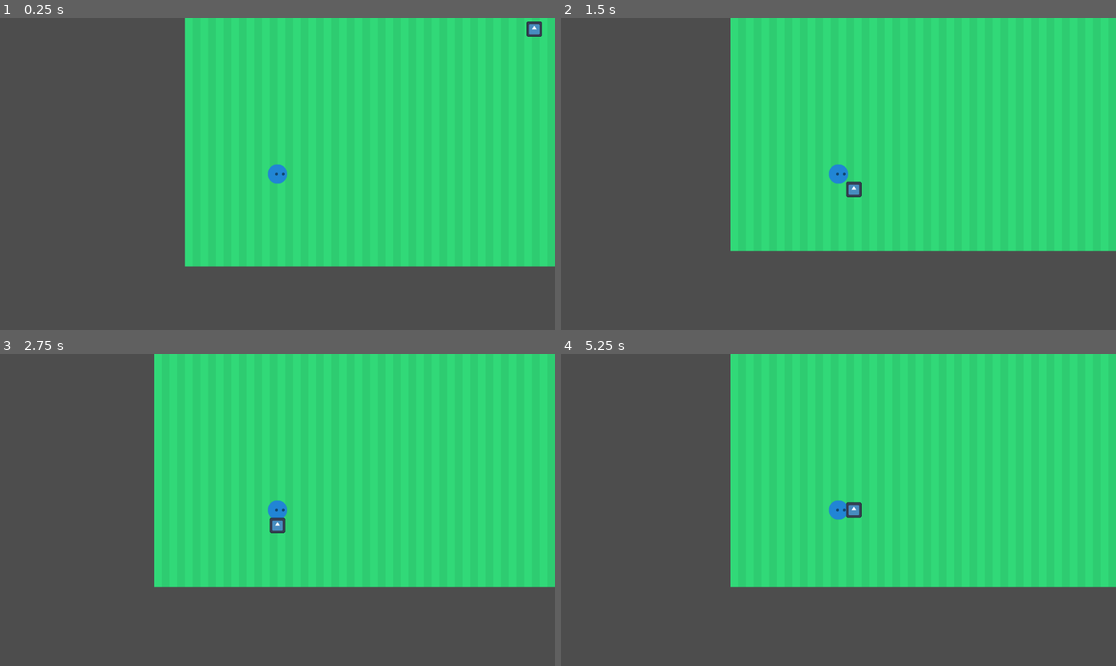
Above: before the commit, frames 1-4 (two rows, left to right).
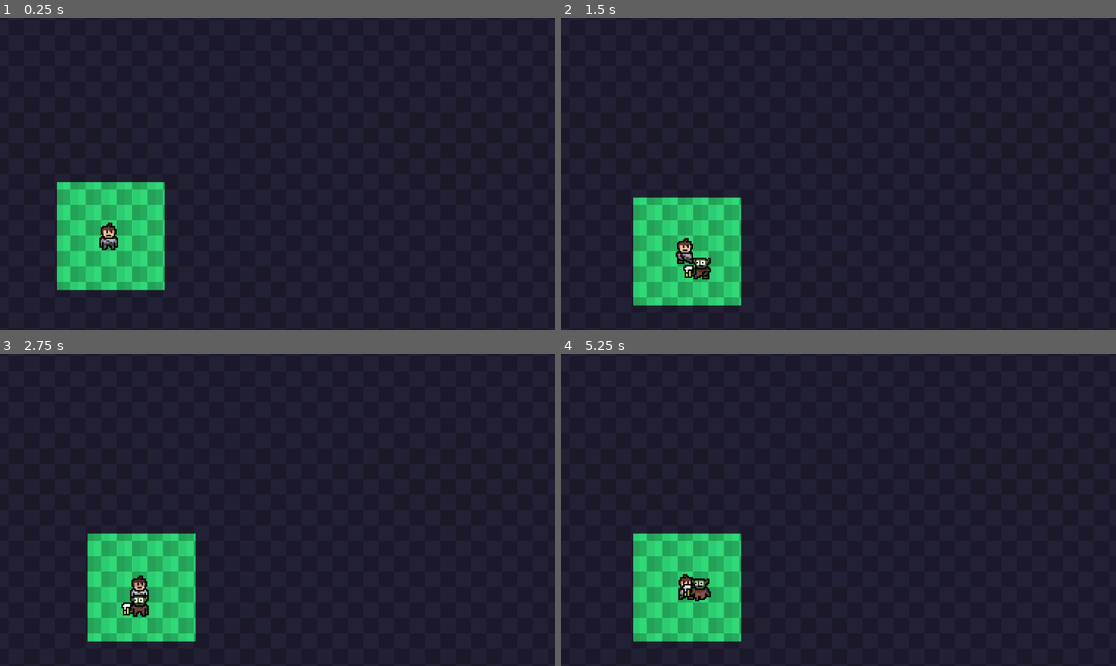
Above: after the commit, the same moments.

Repository: EwickVon-1/Masks
Game: Godot game, scene res://Nodes/Masks.tscn
The game is run twice, just before and just after one commit, with the same random seed, the same clock (stepped at 60 frames per second) and the same inputs. The engine's default icon, where the game draws it, is replaced by a stand-in: a white triangle on a blue panel in a dark square.
Inputs:
- Up to frame 1 (0.25 s): no input
- Up to frame 2 (1.5 s): hold Right (ui_right) 0.53-1.28 s; hold Down (ui_down) from 1.28 s (still down)
- Up to frame 3 (2.75 s): release Down (ui_down) at 2.03 s; hold Right (ui_right) from 2.03 s (still down)
- Up to frame 4 (5.25 s): release Right (ui_right) at 2.78 s; hold Up (ui_up) 2.78-3.53 s; hold Left (ui_left) 3.53-5.03 s; hold Down (ui_down) from 5.03 s (still down)

The runs differ from the first frame. In frame 1, 100% of the frame differs, in the area x 0-100%, y 0-100%; in frame 2, 100%; in frame 3, 99%; in frame 4, 100%.

Commit message:
graphics

Diff:
--- a/Nodes/Masks.tscn
+++ b/Nodes/Masks.tscn
@@ -1,10 +1,24 @@
-[gd_scene load_steps=8 format=4 uid="uid://c2vsuk8eqga4"]
+[gd_scene format=4 uid="uid://c2vsuk8eqga4"]
 
 [ext_resource type="PackedScene" uid="uid://ddeqnyksgfxxk" path="res://Nodes/GridManager.tscn" id="1_c3vev"]
 [ext_resource type="Script" uid="uid://btbhq0gmhlc0l" path="res://Scripts/LevelRoot.gd" id="1_mu5sr"]
 [ext_resource type="Texture2D" uid="uid://run5wmjqjyvq" path="res://Assets/kenney_sports-pack/Tilesheet/groundGrass_mown.png" id="2_mu5sr"]
 [ext_resource type="PackedScene" uid="uid://baemephc655cr" path="res://Nodes/Player.tscn" id="3_lw7f6"]
+[ext_resource type="Texture2D" uid="uid://dp07c7a8cbk4q" path="res://Pixel Art/grid.png" id="4_b8nmw"]
+[ext_resource type="Texture2D" uid="uid://deyyhtkwj7x3g" path="res://Pixel Art/base1.png" id="5_4gbrl"]
 [ext_resource type="PackedScene" uid="uid://da4wjqh02ykfc" path="res://Nodes/enemy_01.tscn" id="5_lw7f6"]
+[ext_resource type="Script" uid="uid://cp2vq5i7w0f2y" path="res://Nodes/playeranimation.gd" id="6_0mos2"]
+[ext_resource type="Texture2D" uid="uid://bi14gl4fn3w8e" path="res://Pixel Art/base2.png" id="6_bo5ko"]
+[ext_resource type="Texture2D" uid="uid://61vu10emirun" path="res://Pixel Art/base3.png" id="7_uqcij"]
+[ext_resource type="Texture2D" uid="uid://cwyhafkojrwrs" path="res://Pixel Art/basewalk2.png" id="9_rfluc"]
+[ext_resource type="Texture2D" uid="uid://7tpbx0q1pag7" path="res://Pixel Art/basewalk4.png" id="11_67v0v"]
+[ext_resource type="Texture2D" uid="uid://cpe6njtkwk3g3" path="res://Pixel Art/shadow.png" id="12_r0woq"]
+[ext_resource type="Texture2D" uid="uid://dol400fyctod1" path="res://Pixel Art/orc1.png" id="12_rfluc"]
+[ext_resource type="Texture2D" uid="uid://gyrph2mk3lkq" path="res://Pixel Art/orc2.png" id="13_wjd4e"]
+[ext_resource type="Texture2D" uid="uid://bn1jj6554fmxa" path="res://Pixel Art/orc3.png" id="14_67v0v"]
+[ext_resource type="Texture2D" uid="uid://c6stvyfbyc2s7" path="res://Pixel Art/orcwalk2.png" id="15_j02xn"]
+[ext_resource type="Script" uid="uid://bev8gmufa7w8b" path="res://Nodes/enemyanimation.gd" id="15_wjd4e"]
+[ext_resource type="Texture2D" uid="uid://bngmavfgae3gm" path="res://Pixel Art/orcwalk1.png" id="16_b8nmw"]
 
 [sub_resource type="TileSetAtlasSource" id="TileSetAtlasSource_dkync"]
 texture = ExtResource("2_mu5sr")
@@ -846,18 +860,262 @@
 tile_size = Vector2i(32, 32)
 sources/0 = SubResource("TileSetAtlasSource_dkync")
 
-[node name="LevelRoot" type="Node2D"]
+[sub_resource type="Animation" id="Animation_667tg"]
+length = 0.001
+tracks/0/type = "value"
+tracks/0/imported = false
+tracks/0/enabled = true
+tracks/0/path = NodePath("Player/Sprite2D2:texture")
+tracks/0/interp = 1
+tracks/0/loop_wrap = true
+tracks/0/keys = {
+"times": PackedFloat32Array(0),
+"transitions": PackedFloat32Array(1),
+"update": 1,
+"values": [ExtResource("5_4gbrl")]
+}
+tracks/1/type = "value"
+tracks/1/imported = false
+tracks/1/enabled = true
+tracks/1/path = NodePath("Player/Sprite2D2:offset")
+tracks/1/interp = 1
+tracks/1/loop_wrap = true
+tracks/1/keys = {
+"times": PackedFloat32Array(0),
+"transitions": PackedFloat32Array(1),
+"update": 0,
+"values": [Vector2(0, 0)]
+}
+
+[sub_resource type="Animation" id="Animation_kemdm"]
+resource_name = "idle"
+length = 3.0
+tracks/0/type = "value"
+tracks/0/imported = false
+tracks/0/enabled = true
+tracks/0/path = NodePath("Player/Sprite2D2:texture")
+tracks/0/interp = 1
+tracks/0/loop_wrap = true
+tracks/0/keys = {
+"times": PackedFloat32Array(0, 1, 2),
+"transitions": PackedFloat32Array(1, 1, 1),
+"update": 1,
+"values": [ExtResource("5_4gbrl"), ExtResource("6_bo5ko"), ExtResource("7_uqcij")]
+}
+
+[sub_resource type="Animation" id="Animation_0mos2"]
+resource_name = "runleft"
+tracks/0/type = "value"
+tracks/0/imported = false
+tracks/0/enabled = true
+tracks/0/path = NodePath("Player/Sprite2D2:texture")
+tracks/0/interp = 1
+tracks/0/loop_wrap = true
+tracks/0/keys = {
+"times": PackedFloat32Array(0),
+"transitions": PackedFloat32Array(1),
+"update": 1,
+"values": [ExtResource("9_rfluc")]
+}
+tracks/1/type = "value"
+tracks/1/imported = false
+tracks/1/enabled = false
+tracks/1/path = NodePath("Player/Sprite2D2:offset")
+tracks/1/interp = 1
+tracks/1/loop_wrap = true
+tracks/1/keys = {
+"times": PackedFloat32Array(0, 0.5, 1),
+"transitions": PackedFloat32Array(1, 1, 1),
+"update": 0,
+"values": [Vector2(0, 0), Vector2(0, -5), Vector2(0, 0)]
+}
+
+[sub_resource type="Animation" id="Animation_uqcij"]
+resource_name = "runright"
+tracks/0/type = "value"
+tracks/0/imported = false
+tracks/0/enabled = true
+tracks/0/path = NodePath("Player/Sprite2D2:texture")
+tracks/0/interp = 1
+tracks/0/loop_wrap = true
+tracks/0/keys = {
+"times": PackedFloat32Array(0),
+"transitions": PackedFloat32Array(1),
+"update": 1,
+"values": [ExtResource("11_67v0v")]
+}
+tracks/1/type = "value"
+tracks/1/imported = false
+tracks/1/enabled = false
+tracks/1/path = NodePath("Player/Sprite2D2:offset")
+tracks/1/interp = 1
+tracks/1/loop_wrap = true
+tracks/1/keys = {
+"times": PackedFloat32Array(0, 0.2, 1),
+"transitions": PackedFloat32Array(1, 1, 1),
+"update": 0,
+"values": [Vector2(0, 0), Vector2(0, -5), Vector2(0, 0)]
+}
+
+[sub_resource type="AnimationLibrary" id="AnimationLibrary_4gbrl"]
+_data = {
+&"RESET": SubResource("Animation_667tg"),
+&"idle": SubResource("Animation_kemdm"),
+&"runleft": SubResource("Animation_0mos2"),
+&"runright": SubResource("Animation_uqcij")
+}
+
+[sub_resource type="Animation" id="Animation_j02xn"]
+length = 0.001
+tracks/0/type = "value"
+tracks/0/imported = false
+tracks/0/enabled = true
+tracks/0/path = NodePath("Enemy-01/Sprite2D:texture")
+tracks/0/interp = 1
+tracks/0/loop_wrap = true
+tracks/0/keys = {
+"times": PackedFloat32Array(0),
+"transitions": PackedFloat32Array(1),
+"update": 1,
+"values": [null]
+}
+
+[sub_resource type="Animation" id="Animation_b8nmw"]
+resource_name = "idle"
+length = 3.0
+tracks/0/type = "value"
+tracks/0/imported = false
+tracks/0/enabled = true
+tracks/0/path = NodePath("Enemy-01/Sprite2D:texture")
+tracks/0/interp = 1
+tracks/0/loop_wrap = true
+tracks/0/keys = {
+"times": PackedFloat32Array(0, 1, 2),
+"transitions": PackedFloat32Array(1, 1, 1),
+"update": 1,
+"values": [ExtResource("12_rfluc"), ExtResource("13_wjd4e"), ExtResource("14_67v0v")]
+}
+
+[sub_resource type="Animation" id="Animation_r0woq"]
+resource_name = "runleft"
+tracks/0/type = "value"
+tracks/0/imported = false
+tracks/0/enabled = true
+tracks/0/path = NodePath("Enemy-01/Sprite2D:texture")
+tracks/0/interp = 1
+tracks/0/loop_wrap = true
+tracks/0/keys = {
+"times": PackedFloat32Array(0),
+"transitions": PackedFloat32Array(1),
+"update": 1,
+"values": [ExtResource("15_j02xn")]
+}
+
+[sub_resource type="Animation" id="Animation_o1tce"]
+resource_name = "runright"
+tracks/0/type = "value"
+tracks/0/imported = false
+tracks/0/enabled = true
+tracks/0/path = NodePath("Enemy-01/Sprite2D:texture")
+tracks/0/interp = 1
+tracks/0/loop_wrap = true
+tracks/0/keys = {
+"times": PackedFloat32Array(0),
+"transitions": PackedFloat32Array(1),
+"update": 1,
+"values": [ExtResource("16_b8nmw")]
+}
+
+[sub_resource type="AnimationLibrary" id="AnimationLibrary_r0woq"]
+_data = {
+&"RESET": SubResource("Animation_j02xn"),
+&"idle": SubResource("Animation_b8nmw"),
+&"runleft": SubResource("Animation_r0woq"),
+&"runright": SubResource("Animation_o1tce")
+}
+
+[node name="LevelRoot" type="Node2D" unique_id=965601491]
+position = Vector2(227, 454)
 script = ExtResource("1_mu5sr")
 
-[node name="GridManager" parent="." instance=ExtResource("1_c3vev")]
-
-[node name="TileMapLayer" type="TileMapLayer" parent="."]
+[node name="GridManager" parent="." unique_id=987200703 instance=ExtResource("1_c3vev")]
+
+[node name="TileMapLayer" type="TileMapLayer" parent="." unique_id=996108327]
 tile_map_data = PackedByteArray("AAD6//L/AAAFABoAAAD6//P/AAAFABoAAAD6//T/AAAFABoAAAD6//X/AAAFABoAAAD6//b/AAAFABoAAAD6// …(10800 unchanged characters)…
 tile_set = SubResource("TileSet_sahq2")
 
-[node name="Player" parent="." instance=ExtResource("3_lw7f6")]
-
-[node name="Enemy-01" parent="." instance=ExtResource("5_lw7f6")]
+[node name="Grid4" type="Sprite2D" parent="." unique_id=1232736176]
+z_index = 2
+texture_filter = 1
+position = Vector2(-305, -546)
+scale = Vector2(32, 32)
+texture = ExtResource("4_b8nmw")
+
+[node name="Grid5" type="Sprite2D" parent="." unique_id=1960719661]
+z_index = 2
+texture_filter = 1
+position = Vector2(207, -546)
+scale = Vector2(32, 32)
+texture = ExtResource("4_b8nmw")
+
+[node name="Grid6" type="Sprite2D" parent="." unique_id=1501588163]
+z_index = 2
+texture_filter = 1
+position = Vector2(719, -546)
+scale = Vector2(32, 32)
+texture = ExtResource("4_b8nmw")
+
+[node name="Grid" type="Sprite2D" parent="." unique_id=24197487]
+z_index = 2
+texture_filter = 1
+position = Vector2(207, -34)
+scale = Vector2(32, 32)
+texture = ExtResource("4_b8nmw")
+
+[node name="Grid3" type="Sprite2D" parent="." unique_id=1794308598]
+z_index = 2
+texture_filter = 1
+position = Vector2(-305, -34)
+scale = Vector2(32, 32)
+texture = ExtResource("4_b8nmw")
+
+[node name="Grid2" type="Sprite2D" parent="." unique_id=426833772]
+z_index = 2
+texture_filter = 1
+position = Vector2(719, -34)
+scale = Vector2(32, 32)
+texture = ExtResource("4_b8nmw")
+
+[node name="Player" parent="." unique_id=1592682880 instance=ExtResource("3_lw7f6")]
+
+[node name="AnimationPlayer" type="AnimationPlayer" parent="Player" unique_id=1730628515]
+root_node = NodePath("../..")
+libraries/ = SubResource("AnimationLibrary_4gbrl")
+script = ExtResource("6_0mos2")
+
+[node name="Sprite2D2" type="Sprite2D" parent="Player" unique_id=1647208946]
+texture_filter = 1
+scale = Vector2(3, 3)
+texture = ExtResource("5_4gbrl")
+
+[node name="Shadow" type="Sprite2D" parent="Player" unique_id=204829880]
+z_index = 1
+texture_filter = 1
+position = Vector2(1235, -1233.0001)
+scale = Vector2(224, 224)
+texture = ExtResource("12_r0woq")
+
+[node name="Enemy-01" parent="." unique_id=1664387264 instance=ExtResource("5_lw7f6")]
 position = Vector2(533, -301)
 tile_size = 32
 move_time = 0.04
+
+[node name="AnimationPlayer" type="AnimationPlayer" parent="Enemy-01" unique_id=1864974184]
+root_node = NodePath("../..")
+libraries/ = SubResource("AnimationLibrary_r0woq")
+script = ExtResource("15_wjd4e")
+
+[node name="Sprite2D" type="Sprite2D" parent="Enemy-01" unique_id=1517657179]
+texture_filter = 1
+position = Vector2(10, 4)
+scale = Vector2(3, 3)
--- a/Nodes/Player.tscn
+++ b/Nodes/Player.tscn
@@ -1,17 +1,16 @@
-[gd_scene load_steps=4 format=3 uid="uid://baemephc655cr"]
+[gd_scene format=3 uid="uid://baemephc655cr"]
 
 [ext_resource type="Script" uid="uid://ymegxikgq1ak" path="res://Scripts/PlayerController.gd" id="1_ira5s"]
 [ext_resource type="Texture2D" uid="uid://doghhxvkmo8qg" path="res://Assets/Sprites_01/PNG/Players/Player Blue/playerBlue_roll.png" id="2_15ueq"]
 
 [sub_resource type="RectangleShape2D" id="RectangleShape2D_wnc27"]
 
-[node name="Player" type="CharacterBody2D"]
+[node name="Player" type="CharacterBody2D" unique_id=127384615]
 script = ExtResource("1_ira5s")
 
-[node name="Camera2D" type="Camera2D" parent="."]
-
-[node name="Sprite2D" type="Sprite2D" parent="."]
+[node name="Sprite2D" type="Sprite2D" parent="." unique_id=87516602]
+visible = false
 texture = ExtResource("2_15ueq")
 
-[node name="CollisionShape2D" type="CollisionShape2D" parent="."]
+[node name="CollisionShape2D" type="CollisionShape2D" parent="." unique_id=1554438560]
 shape = SubResource("RectangleShape2D_wnc27")
--- a/Nodes/enemy_01.tscn
+++ b/Nodes/enemy_01.tscn
@@ -9,23 +9,24 @@
 [sub_resource type="CircleShape2D" id="CircleShape2D_r81cn"]
 radius = 104.0
 
-[node name="Enemy-01" type="CharacterBody2D"]
+[node name="Enemy-01" type="CharacterBody2D" unique_id=1504027263]
 script = ExtResource("1_idf2r")
 tile_size = null
 move_time = null
 
-[node name="AnimatedSprite2D" type="Sprite2D" parent="."]
+[node name="AnimatedSprite2D" type="Sprite2D" parent="." unique_id=497718537]
+visible = false
 scale = Vector2(0.25, 0.25)
 texture = ExtResource("2_t7m7e")
 
-[node name="CollisionShape2D" type="CollisionShape2D" parent="."]
+[node name="CollisionShape2D" type="CollisionShape2D" parent="." unique_id=252546104]
 shape = SubResource("CircleShape2D_ayrpq")
 
-[node name="Area2D" type="Area2D" parent="."]
+[node name="Area2D" type="Area2D" parent="." unique_id=892192438]
 collision_layer = 3
 collision_mask = 3
 
-[node name="CollisionShape2D" type="CollisionShape2D" parent="Area2D"]
+[node name="CollisionShape2D" type="CollisionShape2D" parent="Area2D" unique_id=1365326782]
 shape = SubResource("CircleShape2D_r81cn")
 
 [connection signal="body_shape_entered" from="Area2D" to="." method="_on_area_2d_body_shape_entered"]
--- /dev/null
+++ b/Nodes/enemyanimation.gd
@@ -0,0 +1,34 @@
+extends AnimationPlayer
+
+@onready var enemy = get_node("/root/LevelRoot/Enemy-01")
+@onready var sprite = get_node("/root/LevelRoot/Enemy-01/Sprite2D")
+
+var walkside = "left"
+
+# Called when the node enters the scene tree for the first time.
+func _ready():
+	speed_scale = 4
+	animation_finished.connect(_on_animation_finished)
+	play("idle")
+
+func _on_animation_finished(anim_name):
+	if enemy.is_enemy_turn == false:
+		speed_scale = 4
+		play("idle")
+
+
+# Called every frame. 'delta' is the elapsed time since the previous frame.
+func _process(delta):
+	if enemy.directionfacing == "right":
+		sprite.flip_h = false
+		sprite.position.x = 10
+	else:
+		sprite.flip_h = true
+		sprite.position.x = -10
+	if not enemy.is_enemy_turn == false:
+		speed_scale = 8
+		play("run" + walkside)
+		if walkside == "right":
+			walkside = "left"
+		else:
+			walkside = "right"
--- /dev/null
+++ b/Nodes/playeranimation.gd
@@ -0,0 +1,32 @@
+extends AnimationPlayer
+
+@onready var player = get_node("/root/LevelRoot/Player")
+@onready var sprite = get_node("/root/LevelRoot/Player/Sprite2D2")
+
+var walkside = "right"
+
+# Called when the node enters the scene tree for the first time.
+func _ready():
+	speed_scale = 4
+	animation_finished.connect(_on_animation_finished)
+	play("idle")
+
+func _on_animation_finished(anim_name):
+	if player.action_committed == false:
+		speed_scale = 4
+		play("idle")
+
+
+# Called every frame. 'delta' is the elapsed time since the previous frame.
+func _process(delta):
+	if player.directionfacing == "right":
+		sprite.flip_h = false
+	else:
+		sprite.flip_h = true
+	if not player.action_committed == false:
+		speed_scale = 8
+		play("run" + walkside)
+		if walkside == "right":
+			walkside = "left"
+		else:
+			walkside = "right"
--- a/Scripts/EnemyManager.gd
+++ b/Scripts/EnemyManager.gd
@@ -11,6 +11,8 @@
 
 var is_enemy_turn := false
 var choices
+
+var directionfacing = "left"
 
 
 @onready var grid_manager = get_node("../GridManager")
@@ -35,7 +37,7 @@
 				Vector2i(0, sign(delta_pos.y)),   # then Y
 				Vector2i(-sign(delta_pos.x), 0),  # backtrack X
 				Vector2i(0, -sign(delta_pos.y)),  # backtrack Y
-				Vector2i.ZERO                     # wait
+				Vector2i.ZERO               # wait
 			]
 		else:
 			choices = [
@@ -57,6 +59,11 @@
 func try_move(dir: Vector2i) -> bool:
 	var target_pos = CurrPos + dir
 
+	if target_pos.x - CurrPos.x > 0:
+		directionfacing = "right"
+	else:
+		directionfacing = "left"
+
 	if grid_manager.move(CurrPos, target_pos):
 		move_to(grid_manager.grid_to_world(target_pos))
 		CurrPos = target_pos
--- a/Scripts/PlayerController.gd
+++ b/Scripts/PlayerController.gd
@@ -11,6 +11,8 @@
 
 var action_committed := false
 
+var directionfacing := "right"
+
 
 func _ready() -> void:
 	grid_manager.place_agent(CurrPos)
@@ -22,8 +24,10 @@
 	var dir = Vector2i.ZERO
 	if Input.is_action_just_pressed("ui_right"):
 		dir = Vector2i.RIGHT
+		directionfacing = "right"
 	elif Input.is_action_just_pressed("ui_left"):
 		dir = Vector2i.LEFT
+		directionfacing = "left"
 	elif Input.is_action_just_pressed("ui_down"):
 		dir = Vector2i.DOWN
 	elif Input.is_action_just_pressed("ui_up"):
--- a/project.godot
+++ b/project.godot
@@ -8,9 +8,13 @@
 
 config_version=5
 
+[animation]
+
+compatibility/default_parent_skeleton_in_mesh_instance_3d=true
+
 [application]
 
 config/name="Masks"
 run/main_scene="uid://c2vsuk8eqga4"
-config/features=PackedStringArray("4.5", "Forward Plus")
+config/features=PackedStringArray("4.6", "Forward Plus")
 config/icon="res://icon.svg"
Not shown: 1 places in Nodes/enemy_01.tscn that only renumber resources
Not shown, added: Nodes/enemyanimation.gd.uid
Not shown, added: Nodes/playeranimation.gd.uid
Binary file added: Pixel Art/base1.png
Not shown, added: Pixel Art/base1.png.import
Binary file added: Pixel Art/base2.png
Not shown, added: Pixel Art/base2.png.import
Binary file added: Pixel Art/base3.png
Not shown, added: Pixel Art/base3.png.import
Binary file added: Pixel Art/basewalk1.png
Not shown, added: Pixel Art/basewalk1.png.import
Binary file added: Pixel Art/basewalk2.png
(and 19 more such lines)
